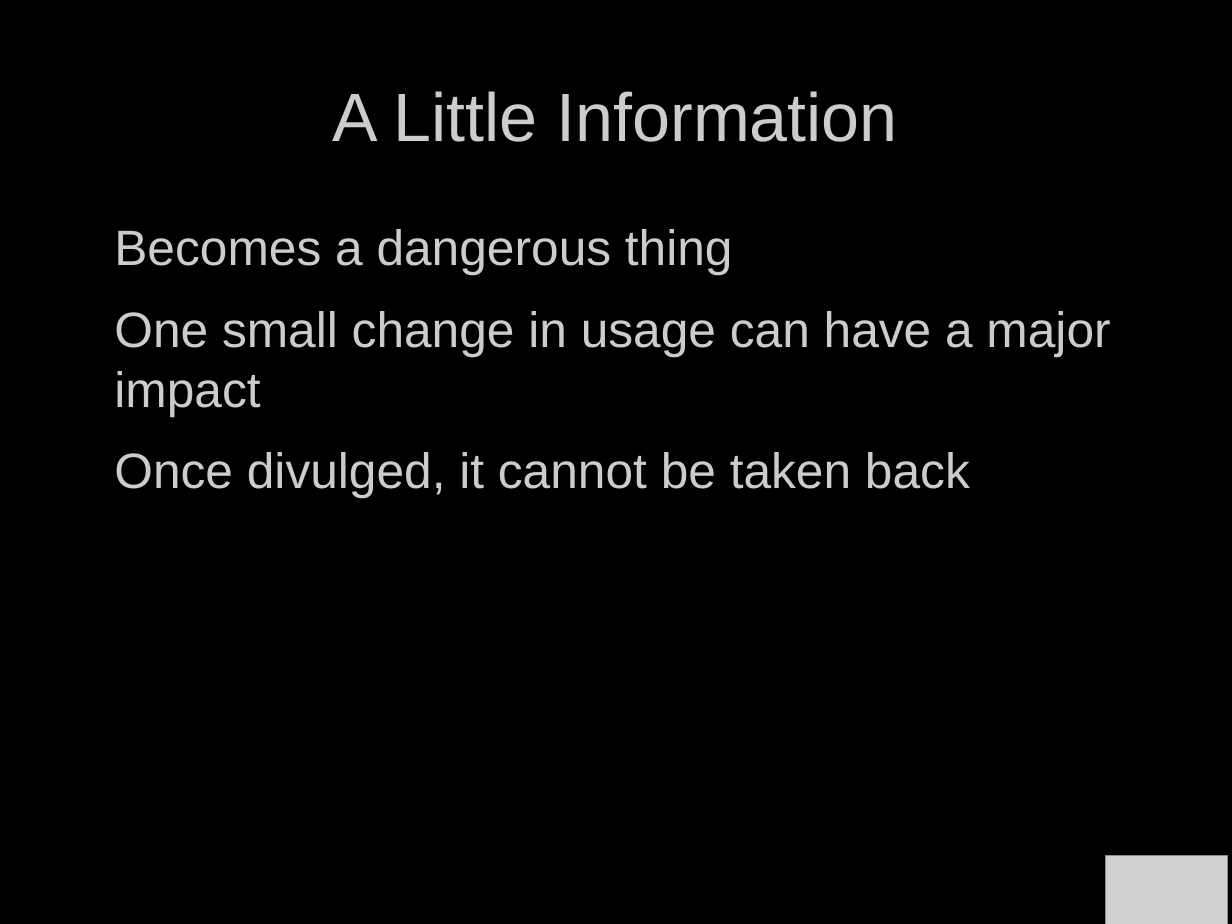
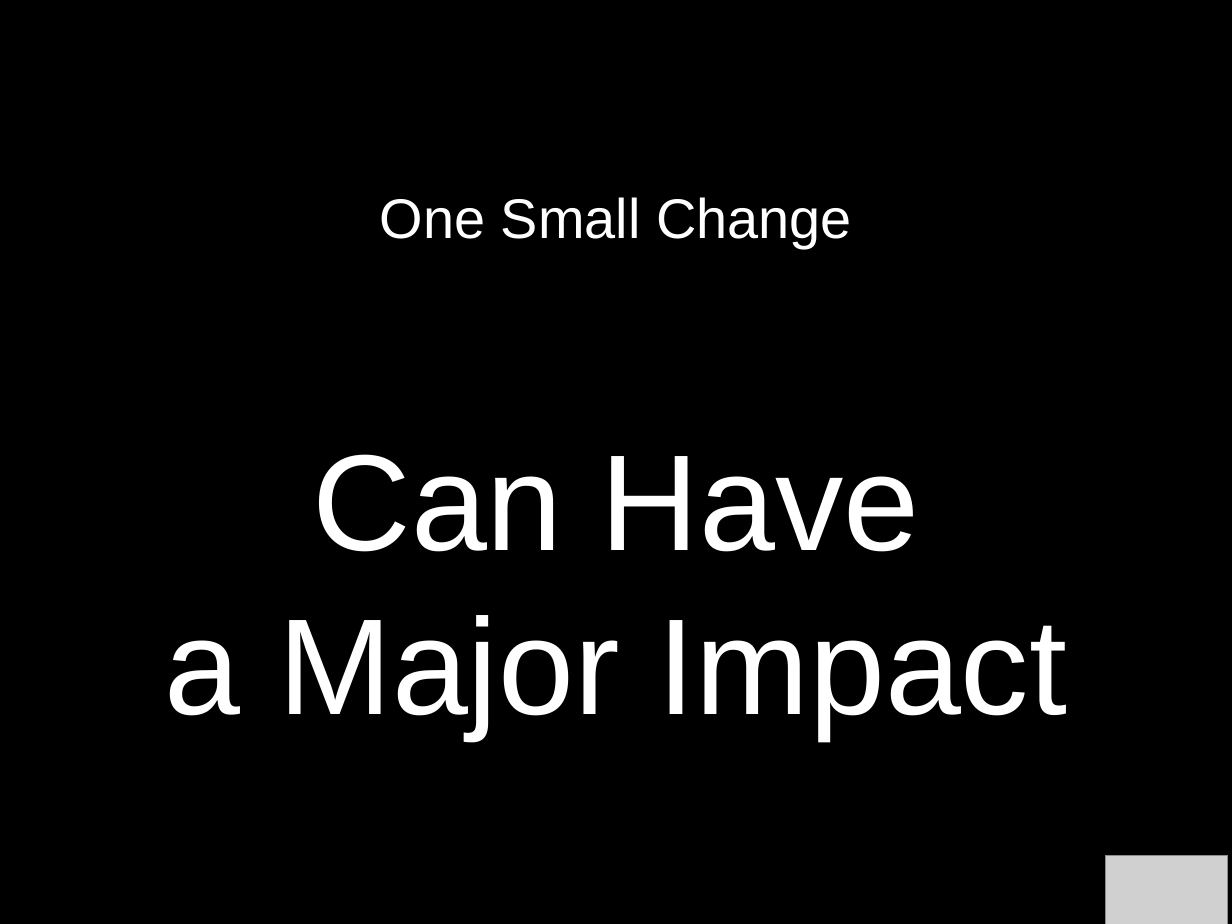
Before and after one commit to bendechrai/preso-security-privacy-anonymity, a slide deck: slide 24 of security-privacy-anonymity.odp. Drawn at 1232x924 pixels with LibreOffice and Linux fonts; fonts in the diff are those of the drawing; grey boxes stand for pictures; background and template pictures are left out. Boxes give left, top, right and bottom in pixels: in the first picture for what was removed or moved away, otherwise in the second. Text is boxed around its words. In the diff, an @@ line names an element or a change of style, - is before the commit and + after.

```diff
--- a/security-privacy-anonymity.odp
+++ b/security-privacy-anonymity.odp
@@ title removed at bbox=[333, 91, 898, 142] @@
-A Little Information
@@ title added at bbox=[165, 197, 1068, 737], 88 pt, text #FFFFFF @@
+One Small Change
+Can Have
+a Major Impact
@@ text removed at bbox=[114, 229, 1110, 498] @@
-● Becomes a dangerous thing
-● One small change in usage can have a major impact
-● Once divulged, it cannot be taken back
```
Also in this commit, not shown: 1 other slide changed, 6 slides added, 2 slides removed.
